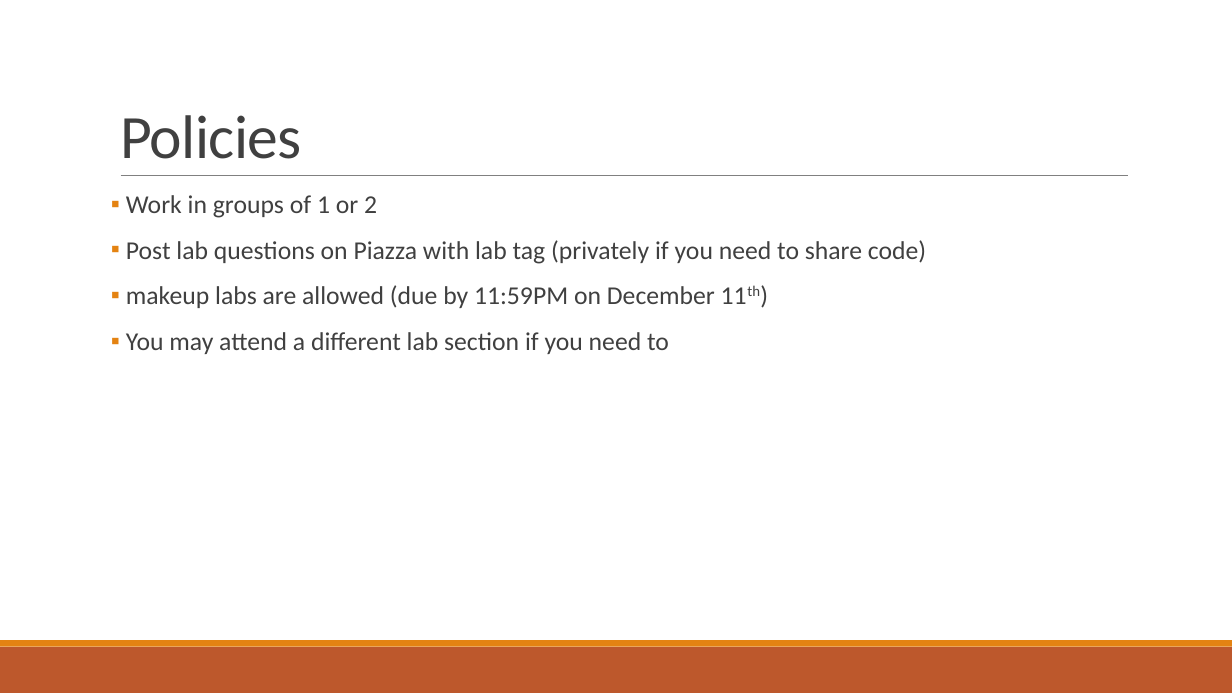
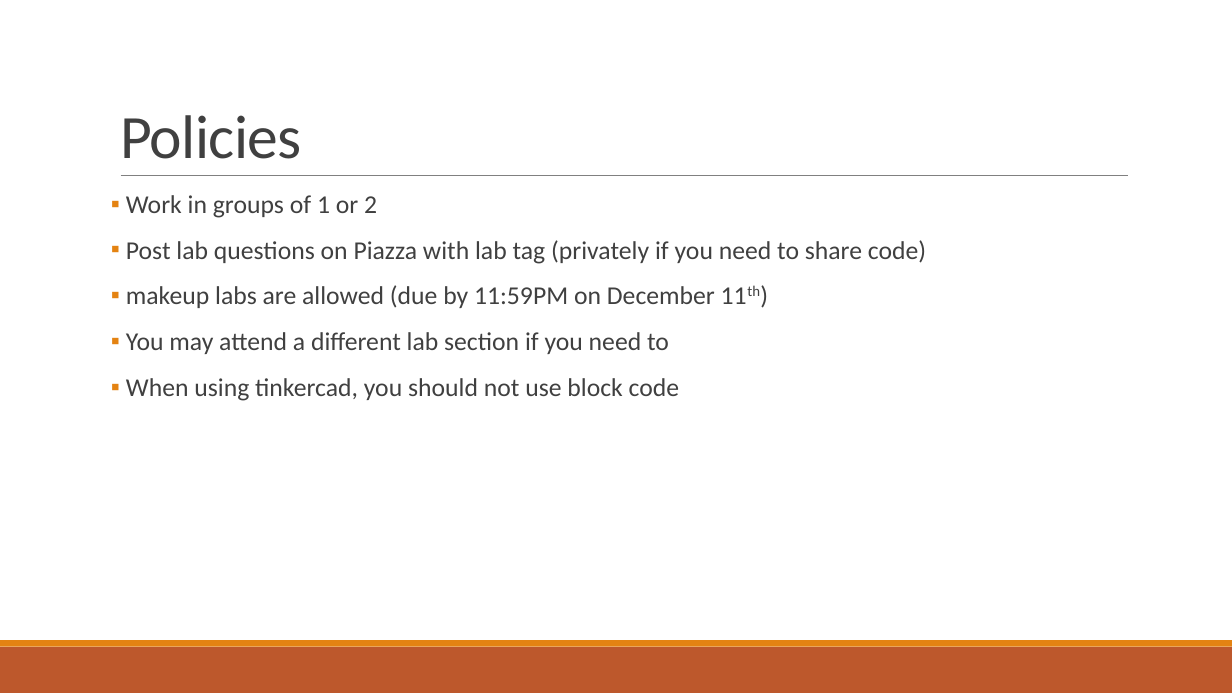
Before and after one commit to RyanZurrin/cs341, a slide deck: slide 3 of Lab 1/CS 341 Lab introduction.pptx (slide 8 before the commit). Drawn at 1232x693 pixels with LibreOffice and Linux fonts; fonts in the diff are those of the drawing. Boxes give left, top, right and bottom in pixels: in the first picture for what was removed or moved away, otherwise in the second. Text is boxed around its words. In the diff, an @@ line names an element or a change of style, - is before the commit and + after.

Commit message:
updated Lab 1 slides for tinkercad

```diff
--- a/Lab 1/CS 341 Lab introduction.pptx
+++ b/Lab 1/CS 341 Lab introduction.pptx
@@ text at (126, 378, 679, 401): paragraph added @@
+▪ When using tinkercad, you should not use block code
```
Also in this commit, not shown: 3 other slides changed, 4 slides added, 2 slides removed.
